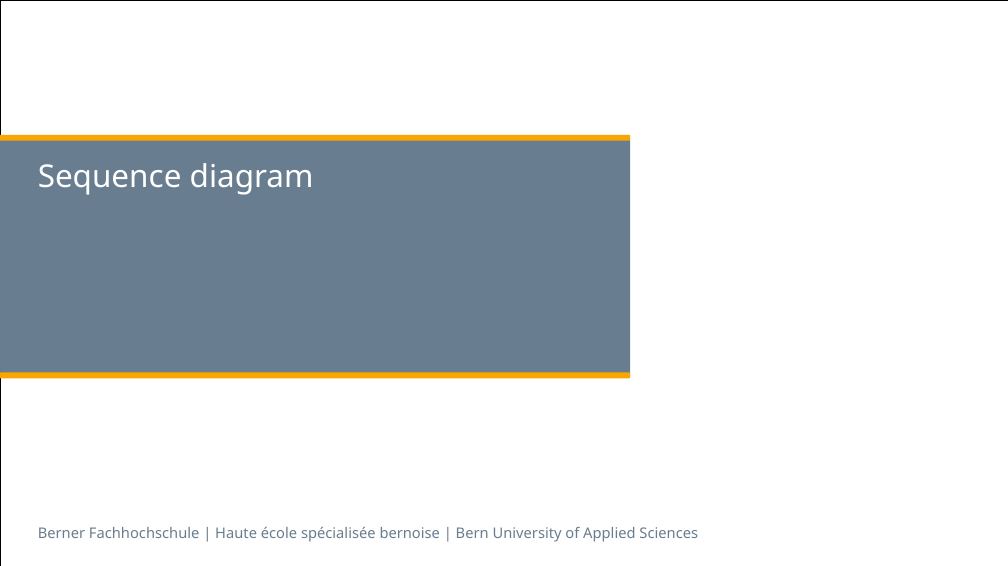
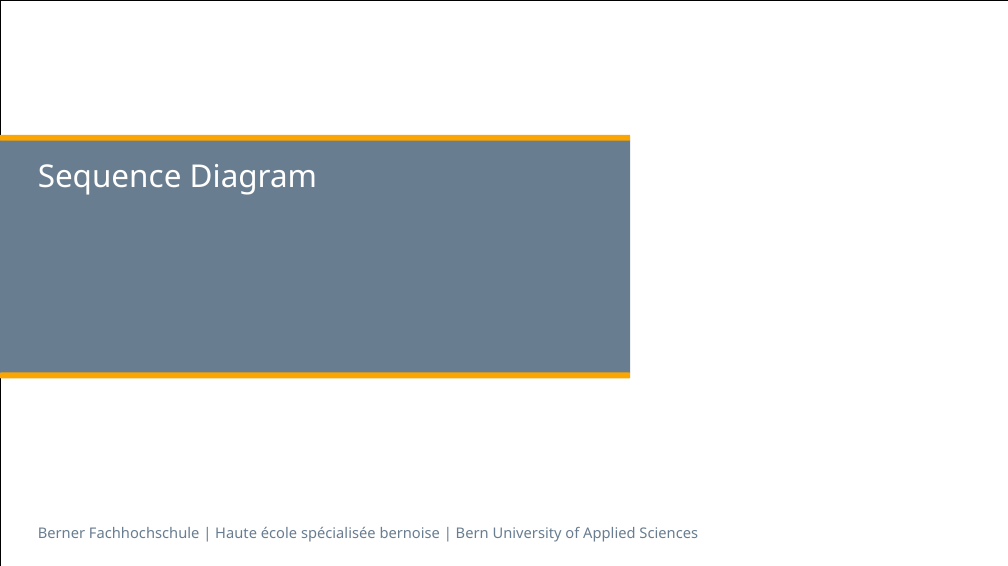
Before and after one commit to selvs1/ePsyDoc, a slide deck: slide 6 of doc/task-02/Präsentation/Task02- Ärzte - Suchtpatienten.pptx (slide 5 before the commit). Drawn at 1008x566 pixels with LibreOffice and Linux fonts; fonts in the diff are those of the drawing; background and template pictures are left out. Boxes give left, top, right and bottom in pixels: in the first picture for what was removed or moved away, otherwise in the second. Text is boxed around its words. In the diff, an @@ line names an element or a change of style, - is before the commit and + after.

```diff
--- a/doc/task-02/Präsentation/Task02- Ärzte - Suchtpatienten.pptx
+++ b/doc/task-02/Präsentation/Task02- Ärzte - Suchtpatienten.pptx
@@ title at [38, 164, 317, 195]: text changed @@
-Sequence diagram
+Sequence Diagram
```
Also in this commit, not shown: 1 other slide changed, 1 slide added, 1 other file.
